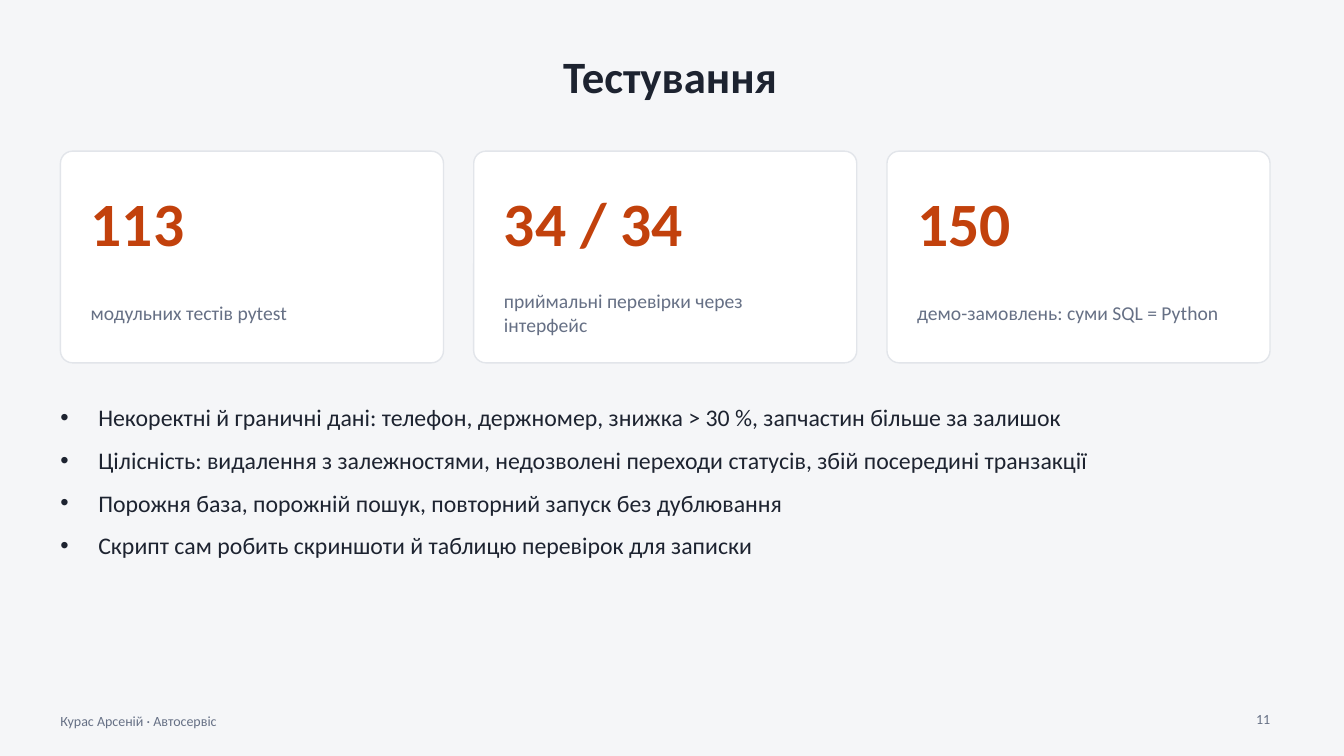
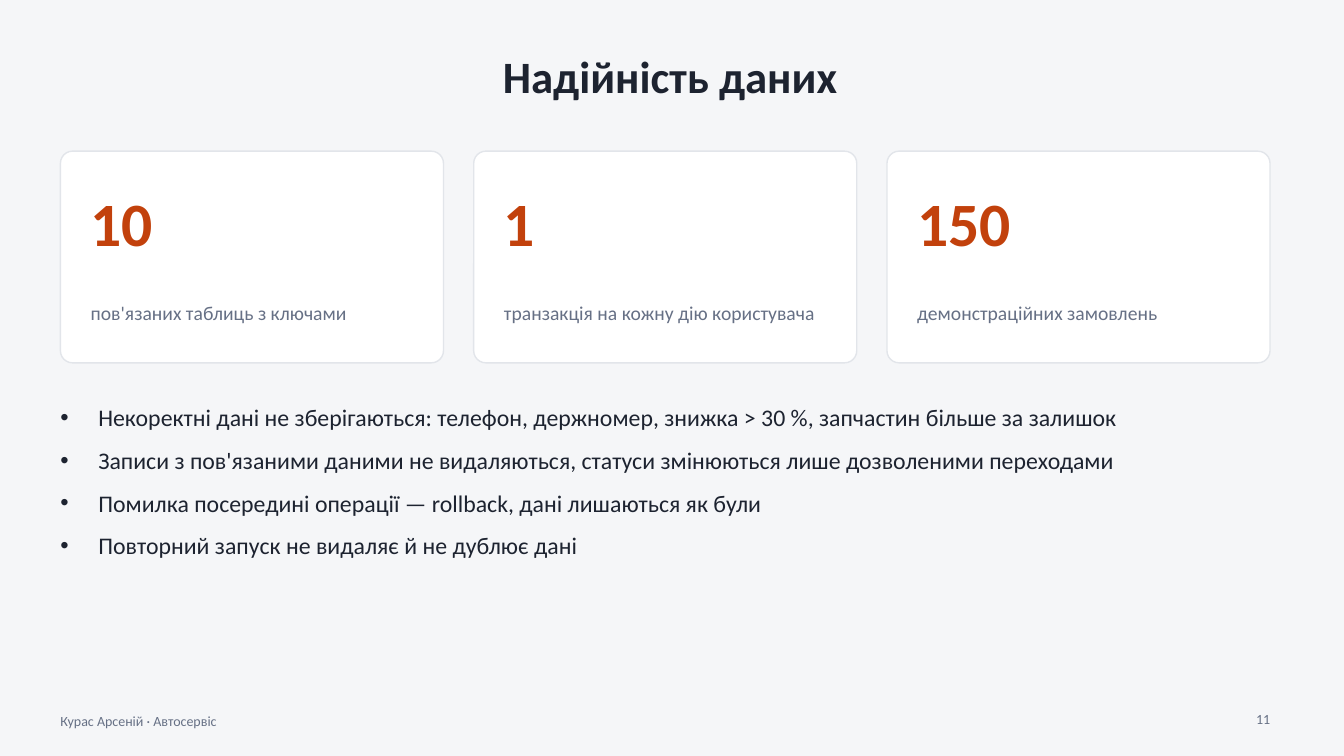
Before and after one commit to arseniikuras-is2401-afk/Arsenii_Kuras_Cursova, a slide deck: slide 11 of docs/Презентація_Курас_Автосервіс.pptx. Drawn at 1344x756 pixels with LibreOffice and Linux fonts; fonts in the diff are those of the drawing. Boxes give left, top, right and bottom in pixels: in the first picture for what was removed or moved away, otherwise in the second. Text is boxed around its words. In the diff, an @@ line names an element or a change of style, - is before the commit and + after.

Commit message:
Записка за зразком викладача, до 50 сторінок; прибрано тести
- розділи названо дослівно як у зразку ПЗ, зміст оновлено
- 2.1: структура бази даних списком замість таблиць
- 3.1: код класів предметної області
- список джерел — файл викладача без змін
- додаток А: код main.py, config.py і пакета models; записка 46 сторінок
- прибрано тести pytest, приймальні перевірки й згадки про них

```diff
--- a/docs/Презентація_Курас_Автосервіс.pptx
+++ b/docs/Презентація_Курас_Автосервіс.pptx
@@ title at (503,61,837,101): text changed @@
-Тестування
+Надійність даних
@@ text at (91,205,153,247): text changed @@
-113
+10
@@ text at (504,206,535,246): text changed @@
-34 / 34
+1
@@ text at (91,306,347,323): text changed @@
-модульних тестів pytest
+пов'язаних таблиць з ключами
@@ text at (504,306,814,323): text changed @@
-приймальні перевірки через інтерфейс
+транзакція на кожну дію користувача
@@ text at (917,306,1157,323): text changed @@
-демо-замовлень: суми SQL = Python
+демонстраційних замовлень
@@ text at (98,409,1116,558): text changed @@
-• Некоректні й граничні дані: телефон, держномер, знижка > 30 %, запчастин більше за залишок
-• Цілісність: видалення з залежностями, недозволені переходи статусів, збій посередині транзакції
-• Порожня база, порожній пошук, повторний запуск без дублювання
-• Скрипт сам робить скриншоти й таблицю перевірок для записки
+• Некоректні дані не зберігаються: телефон, держномер, знижка > 30 %, запчастин більше за залишок
+• Записи з пов'язаними даними не видаляються, статуси змінюються лише дозволеними переходами
+• Помилка посередині операції — rollback, дані лишаються як були
+• Повторний запуск не видаляє й не дублює дані
```
Also in this commit, not shown: 2 other slides changed, 19 other files.
